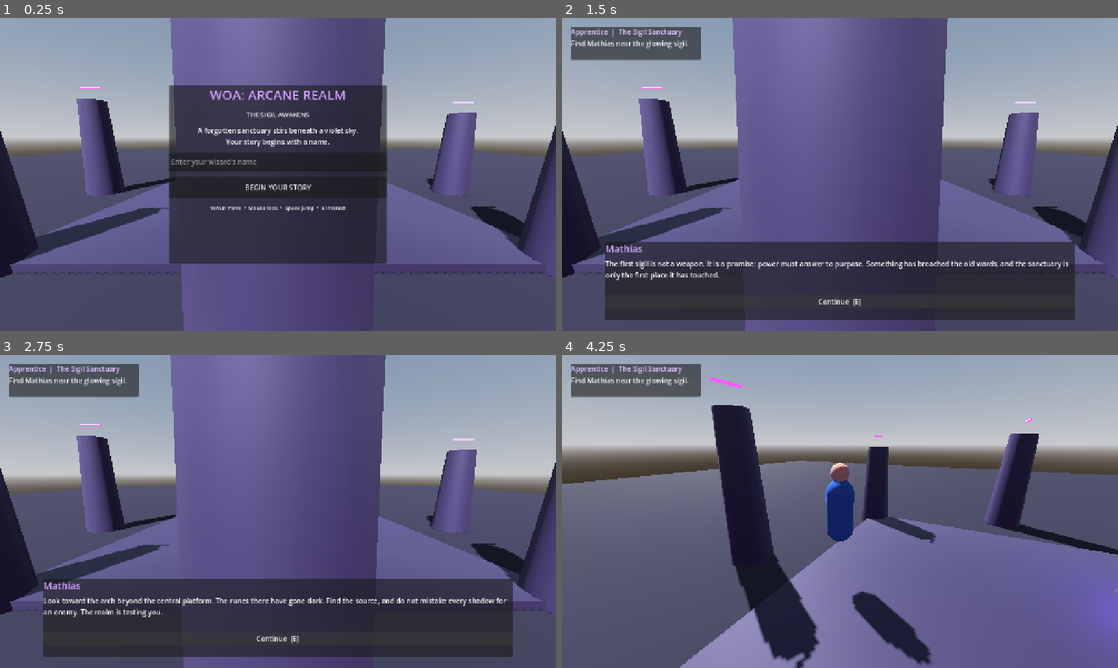
Above: before the commit, frames 1-4 (two rows, left to right).
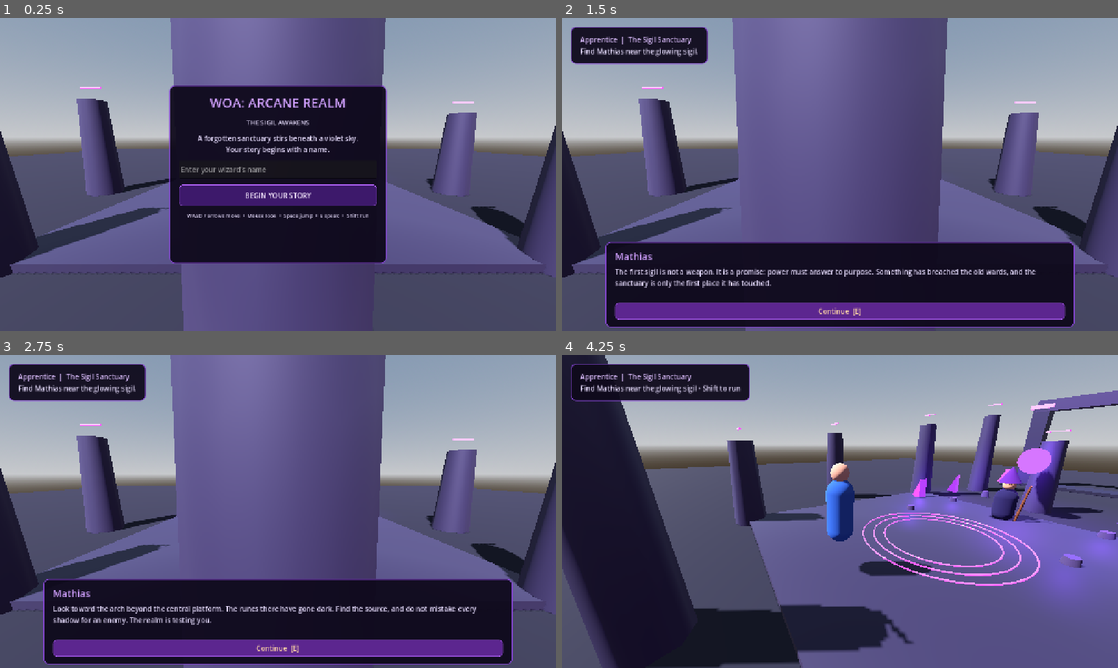
Above: after the commit, the same moments.

Repository: emilio1229/WOA-Arcane-Realm
Game: Godot game, scene res://main.tscn
The game is run twice, just before and just after one commit, with the same random seed, the same clock (stepped at 60 frames per second) and the same inputs.
Inputs (mouse positions are in pixels of both pictures, inside the frame that each line leads up to):
- Up to frame 1 (0.25 s): no input
- Up to frame 2 (1.5 s): click "BEGIN YOUR STORY" at 0.5 s; click "Continue [E]" at 1.25 s
- Up to frame 3 (2.75 s): click "Continue [E]" at 2 s
- Up to frame 4 (4.25 s): tap Enter at 2.75, 2.85 s; move the mouse to (962, 495) at 2.77 s; hold D 2.78-3.53 s; hold Shift 2.78-3.53 s; click (962, 495) at 2.92 s; tap Space at 3.02, 3.32, 3.77, 4.07 s; move the mouse to (812, 511) at 3.52 s; hold W from 3.53 s (still down); tap Shift at 3.6 s; click (812, 511) at 3.67 s; tap E at 3.8 s

The runs differ from the first frame. In frame 1, 19% of the frame differs, in the area x 30-70%, y 21-79%; in frame 2, 25%; in frame 3, 25%; in frame 4, 50%, in the area x 0-100%, y 0-100%.

Commit message:
Improve sanctuary visuals and browser controls

Diff:
--- a/main.gd
+++ b/main.gd
@@ -20,6 +20,9 @@
 var dialogue_text: Label
 var dialogue_title: Label
 var interact_target: Node3D
+var jump_requested := false
+var run_speed := 7.2
+var walk_speed := 4.8
 
 func _ready() -> void:
     _build_world()
@@ -76,6 +79,7 @@
     _add_glowing_orb(Vector3(0, 3.0, -7.0))
     _create_mathias(Vector3(0, 0, -5.0))
     _add_path_lights()
+    _add_sanctuary_architecture()
 
 func _add_platform(pos: Vector3, size: Vector3, color: Color) -> void:
     var body := StaticBody3D.new()
@@ -227,6 +231,74 @@
             stone.material_override = mat
             add_child(stone)
 
+func _add_sanctuary_architecture() -> void:
+    _add_platform(Vector3(0, 0.0, -19.0), Vector3(12.0, 0.5, 2.0), Color(0.12, 0.10, 0.20))
+    for side in [-1.0, 1.0]:
+        var pier := MeshInstance3D.new()
+        var pier_mesh := BoxMesh.new()
+        pier_mesh.size = Vector3(1.15, 7.0, 1.0)
+        pier.mesh = pier_mesh
+        pier.position = Vector3(side * 4.3, 3.5, -19.0)
+        var pier_mat := _stone_material(Color(0.19, 0.16, 0.29), 0.35)
+        pier.material_override = pier_mat
+        add_child(pier)
+        var cap := MeshInstance3D.new()
+        var cap_mesh := BoxMesh.new()
+        cap_mesh.size = Vector3(1.6, 0.3, 1.35)
+        cap.mesh = cap_mesh
+        cap.position = Vector3(side * 4.3, 7.05, -19.0)
+        cap.material_override = _glow_material(Color(0.65, 0.25, 1.0))
+        add_child(cap)
+    var lintel := MeshInstance3D.new()
+    var lintel_mesh := BoxMesh.new()
+    lintel_mesh.size = Vector3(9.4, 0.9, 1.0)
+    lintel.mesh = lintel_mesh
+    lintel.position = Vector3(0, 7.1, -19.0)
+    lintel.material_override = _stone_material(Color(0.24, 0.19, 0.35), 0.35)
+    add_child(lintel)
+    for ring_index in range(3):
+        var ring := MeshInstance3D.new()
+        var ring_mesh := TorusMesh.new()
+        ring_mesh.inner_radius = 2.1 + float(ring_index) * 0.45
+        ring_mesh.outer_radius = ring_mesh.inner_radius + 0.055
+        ring.mesh = ring_mesh
+        ring.position = Vector3(0, 0.23 + float(ring_index) * 0.012, 0)
+        ring.material_override = _glow_material(Color(0.52 + float(ring_index) * 0.08, 0.18, 0.95))
+        add_child(ring)
+    for z in range(0, 4):
+        for side in [-1.0, 1.0]:
+            var crystal := MeshInstance3D.new()
+            var crystal_mesh := PrismMesh.new()
+            crystal_mesh.size = Vector3(0.65, 1.35, 0.65)
+            crystal.mesh = crystal_mesh
+            crystal.position = Vector3(side * 5.2, 0.85, -5.0 - float(z) * 4.0)
+            crystal.rotation_degrees = Vector3(0, float(z) * 17.0, 12.0 * side)
+            crystal.material_override = _glow_material(Color(0.35, 0.12, 0.85))
+            add_child(crystal)
+            var crystal_light := OmniLight3D.new()
+            crystal_light.position = crystal.position
+            crystal_light.light_color = Color(0.48, 0.18, 0.95)
+            crystal_light.light_energy = 0.8
+            crystal_light.omni_range = 4.5
+            add_child(crystal_light)
+
+func _stone_material(color: Color, metallic_value: float) -> StandardMaterial3D:
+    var material := StandardMaterial3D.new()
+    material.albedo_color = color
+    material.metallic = metallic_value
+    material.roughness = 0.58
+    return material
+
+func _glow_material(color: Color) -> StandardMaterial3D:
+    var material := StandardMaterial3D.new()
+    material.albedo_color = color
+    material.emission_enabled = true
+    material.emission = color
+    material.emission_energy_multiplier = 1.6
+    material.metallic = 0.15
+    material.roughness = 0.32
+    return material
+
 func _build_player() -> void:
     player = CharacterBody3D.new()
     player.name = "Player"
@@ -274,6 +346,38 @@
     add_child(ui_layer)
     var root := Control.new()
     root.set_anchors_and_offsets_preset(Control.PRESET_FULL_RECT)
+    var ui_theme := Theme.new()
+    ui_theme.set_color("font_color", "Label", Color(0.91, 0.87, 1.0))
+    ui_theme.set_color("font_color", "Button", Color(0.97, 0.92, 1.0))
+    ui_theme.set_color("font_hover_color", "Button", Color(1.0, 0.84, 0.65))
+    ui_theme.set_font_size("font_size", "Button", 16)
+    var panel_style := StyleBoxFlat.new()
+    panel_style.bg_color = Color(0.055, 0.035, 0.105, 0.94)
+    panel_style.border_color = Color(0.52, 0.27, 0.82, 0.95)
+    panel_style.set_border_width_all(2)
+    panel_style.set_corner_radius_all(12)
+    panel_style.content_margin_left = 22
+    panel_style.content_margin_right = 22
+    panel_style.content_margin_top = 18
+    panel_style.content_margin_bottom = 18
+    ui_theme.set_stylebox("panel", "PanelContainer", panel_style)
+    var button_style := StyleBoxFlat.new()
+    button_style.bg_color = Color(0.24, 0.10, 0.42, 1.0)
+    button_style.border_color = Color(0.68, 0.38, 0.95, 1.0)
+    button_style.set_border_width_all(1)
+    button_style.set_corner_radius_all(8)
+    button_style.content_margin_left = 12
+    button_style.content_margin_right = 12
+    button_style.content_margin_top = 8
+    button_style.content_margin_bottom = 8
+    ui_theme.set_stylebox("normal", "Button", button_style)
+    var button_hover := button_style.duplicate() as StyleBoxFlat
+    button_hover.bg_color = Color(0.36, 0.15, 0.56, 1.0)
+    ui_theme.set_stylebox("hover", "Button", button_hover)
+    var button_pressed := button_style.duplicate() as StyleBoxFlat
+    button_pressed.bg_color = Color(0.15, 0.07, 0.29, 1.0)
+    ui_theme.set_stylebox("pressed", "Button", button_pressed)
+    root.theme = ui_theme
     ui_layer.add_child(root)
 
     menu_panel = PanelContainer.new()
@@ -312,7 +416,7 @@
     start_button.pressed.connect(_on_start_pressed)
     menu_box.add_child(start_button)
     var hint := Label.new()
-    hint.text = "WASD move  •  Mouse look  •  Space jump  •  E interact"
+    hint.text = "WASD / arrows move  •  Mouse look  •  Space jump  •  E speak  •  Shift run"
     hint.horizontal_alignment = HORIZONTAL_ALIGNMENT_CENTER
     hint.autowrap_mode = TextServer.AUTOWRAP_WORD_SMART
     hint.add_theme_font_size_override("font_size", 12)
@@ -372,66 +476,80 @@
     menu_panel.hide()
     hud_panel.show()
     started = true
-    Input.mouse_mode = Input.MOUSE_MODE_CAPTURED
+    Input.mouse_mode = Input.MOUSE_MODE_VISIBLE
     _open_dialogue("Mathias", "At last. The sanctuary has been waiting for you, " + player_name + ". I am Mathias, keeper of the first sigil. The light above us has begun to answer a call that should have remained silent.", 0)
 
 func _input(event: InputEvent) -> void:
     if not started:
-        if event is InputEventKey and event.pressed and event.keycode == KEY_ENTER:
+        if event is InputEventKey and event.pressed and not event.echo and event.keycode == KEY_ENTER:
             _on_start_pressed()
         return
     if event is InputEventMouseButton and event.pressed and event.button_index == MOUSE_BUTTON_LEFT and not dialogue_open:
+        # Web browsers only allow pointer lock in direct response to a click.
         Input.mouse_mode = Input.MOUSE_MODE_CAPTURED
     if event is InputEventMouseMotion and Input.mouse_mode == Input.MOUSE_MODE_CAPTURED and not dialogue_open:
         camera_pivot.rotate_y(-event.relative.x * mouse_sensitivity)
-        pitch = clamp(pitch - event.relative.y * mouse_sensitivity, -0.72, 0.25)
+        pitch = clamp(pitch - event.relative.y * mouse_sensitivity, -0.55, 0.28)
         camera.rotation.x = pitch
     if event is InputEventKey and event.pressed and not event.echo:
         if event.keycode == KEY_ESCAPE:
             Input.mouse_mode = Input.MOUSE_MODE_VISIBLE
+        elif event.keycode == KEY_SPACE:
+            jump_requested = true
         elif event.keycode == KEY_E:
             if dialogue_open:
                 _advance_dialogue()
-            elif player.global_position.distance_to(interact_target.global_position) < 4.0:
+            elif player.global_position.distance_to(interact_target.global_position) < 4.5:
                 _interact_with_mathias()
 
 func _physics_process(delta: float) -> void:
     if not started or dialogue_open:
-        if player:
-            player.velocity.x = move_toward(player.velocity.x, 0.0, 18.0 * delta)
-            player.velocity.z = move_toward(player.velocity.z, 0.0, 18.0 * delta)
-            if not player.is_on_floor():
-                player.velocity.y -= 20.0 * delta
-            player.move_and_slide()
+        player.velocity.x = move_toward(player.velocity.x, 0.0, 22.0 * delta)
+        player.velocity.z = move_toward(player.velocity.z, 0.0, 22.0 * delta)
+        if not player.is_on_floor():
+            player.velocity.y -= 22.0 * delta
+        player.move_and_slide()
+        jump_requested = false
         return
+
     var input_vector := Vector2.ZERO
-    if Input.is_key_pressed(KEY_W): input_vector.y = -1.0
-    if Input.is_key_pressed(KEY_S): input_vector.y = 1.0
-    if Input.is_key_pressed(KEY_A): input_vector.x = -1.0
-    if Input.is_key_pressed(KEY_D): input_vector.x = 1.0
+    if Input.is_key_pressed(KEY_W) or Input.is_key_pressed(KEY_UP): input_vector.y -= 1.0
+    if Input.is_key_pressed(KEY_S) or Input.is_key_pressed(KEY_DOWN): input_vector.y += 1.0
+    if Input.is_key_pressed(KEY_A) or Input.is_key_pressed(KEY_LEFT): input_vector.x -= 1.0
+    if Input.is_key_pressed(KEY_D) or Input.is_key_pressed(KEY_RIGHT): input_vector.x += 1.0
     input_vector = input_vector.normalized()
-    var direction := (camera_pivot.global_basis * Vector3(input_vector.x, 0, input_vector.y)).normalized()
-    direction.y = 0
-    direction = direction.normalized()
-    var speed := 5.2
+
+    var forward := -camera_pivot.global_basis.z
+    forward.y = 0.0
+    forward = forward.normalized()
+    var right := camera_pivot.global_basis.x
+    right.y = 0.0
+    right = right.normalized()
+    var direction := (right * input_vector.x + forward * -input_vector.y).normalized()
+    var speed := run_speed if Input.is_key_pressed(KEY_SHIFT) else walk_speed
+
     if direction.length() > 0.01:
         player.velocity.x = direction.x * speed
         player.velocity.z = direction.z * speed
-        var look_direction := Vector3(direction.x, 0, direction.z)
-        player.rotation.y = lerp_angle(player.rotation.y, atan2(-look_direction.x, -look_direction.z), delta * 10.0)
+        player.rotation.y = lerp_angle(player.rotation.y, atan2(-direction.x, -direction.z), min(1.0, delta * 12.0))
     else:
-        player.velocity.x = move_toward(player.velocity.x, 0.0, 18.0 * delta)
-        player.velocity.z = move_toward(player.velocity.z, 0.0, 18.0 * delta)
+        player.velocity.x = move_toward(player.velocity.x, 0.0, 24.0 * delta)
+        player.velocity.z = move_toward(player.velocity.z, 0.0, 24.0 * delta)
+
     if not player.is_on_floor():
-        player.velocity.y -= 20.0 * delta
-    elif Input.is_key_pressed(KEY_SPACE):
-        player.velocity.y = 7.2
+        player.velocity.y -= 22.0 * delta
+    elif jump_requested:
+        player.velocity.y = 7.0
+    jump_requested = false
     player.move_and_slide()
-    var near_mathias := player.global_position.distance_to(interact_target.global_position) < 4.0
+
+    var near_mathias := player.global_position.distance_to(interact_target.global_position) < 4.5
     if near_mathias:
         prompt_label.text = "Press E to speak with Mathias"
+    elif Input.mouse_mode != Input.MOUSE_MODE_CAPTURED:
+        prompt_label.text = "Click the world to look around • ESC releases the cursor"
     else:
-        prompt_label.text = "Find Mathias near the glowing sigil."
+        prompt_label.text = "Find Mathias near the glowing sigil • Shift to run"
 
 func _interact_with_mathias() -> void:
     if story_step == 0:
